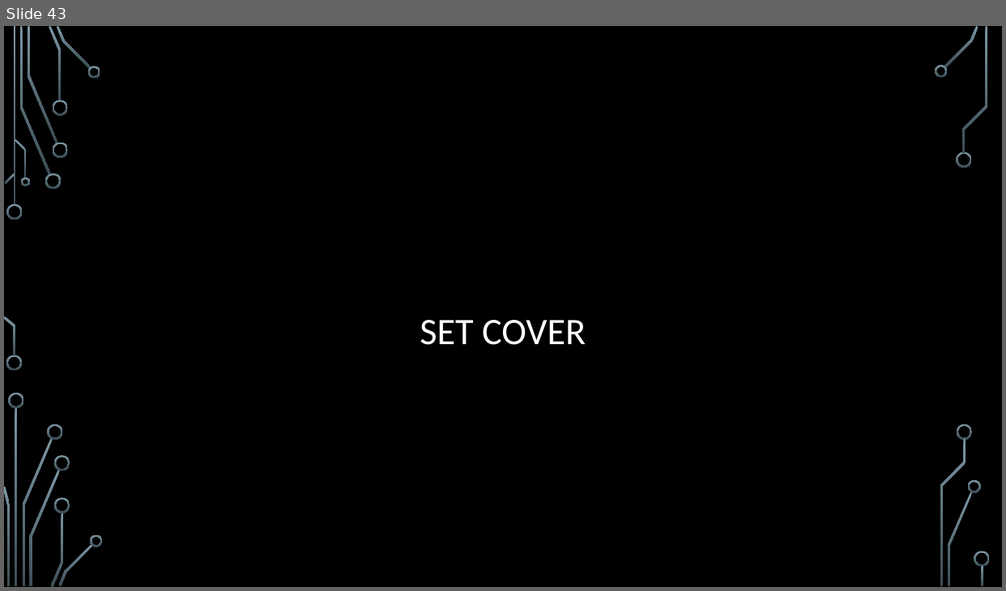
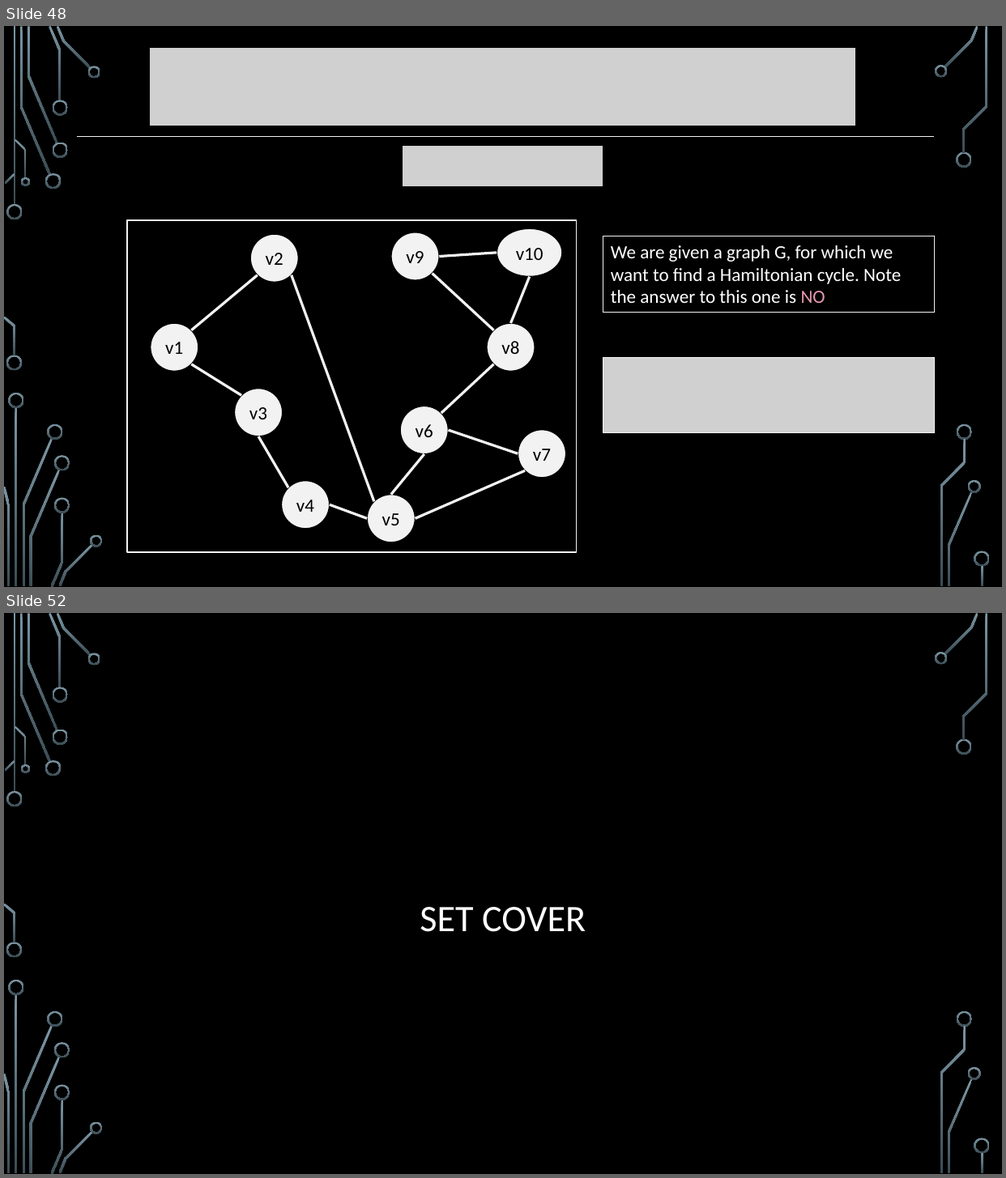
Before and after one commit to markfloryan/advAlgo, a slide deck: slides/Approx-01-Intro.pptx. Shown one above the other, each under a label of ours: slide 43 before the commit, slides 48 and 52 after it; the slides between them are not shown. The pictures are 1006x591 and 1006x1178 pixels, drawn with LibreOffice and Linux fonts; fonts in the diff are those of the drawing; grey boxes stand for pictures; background and template pictures are left out. Boxes give left, top, right and bottom in pixels: in the first picture for what was removed or moved away, otherwise in the second. Text is boxed around its words. In the diff, an @@ line names an element or a change of style, - is before the commit and + after.

```diff
--- a/slides/Approx-01-Intro.pptx
+++ b/slides/Approx-01-Intro.pptx
@@ slide 48 added at (4,26,1002,587), background picture (left out); not listed: 36 template elements that a slide beside it also shows @@
@@ picture added at (150,48,857,126) @@
@@ line added from (77, 137) to (935, 137), #F2F2F2 0.75 pt @@
@@ picture added at (403,145,603,186) @@
@@ rectangle added at (603,237,935,312), outline #F2F2F2 0.75 pt, 18 pt, text #FFFFFF @@
+We are given a graph G, for which we want to find a Hamiltonian cycle. Note the answer to this one is NO
@@ picture added at (603,357,935,433) @@
@@ group added at (127,220,577,553): 12 lines, 10 ellipses, 1 rectangle @@
+v1
+v3
+v6
+v8
+v9
+v2
+v4
+v5
+v7
+v10
@@ what was slide 43 is now slide 52 @@
```
Also in this commit, not shown: 4 slides changed, 9 other slides added, 1 slide removed, 1 other file.
